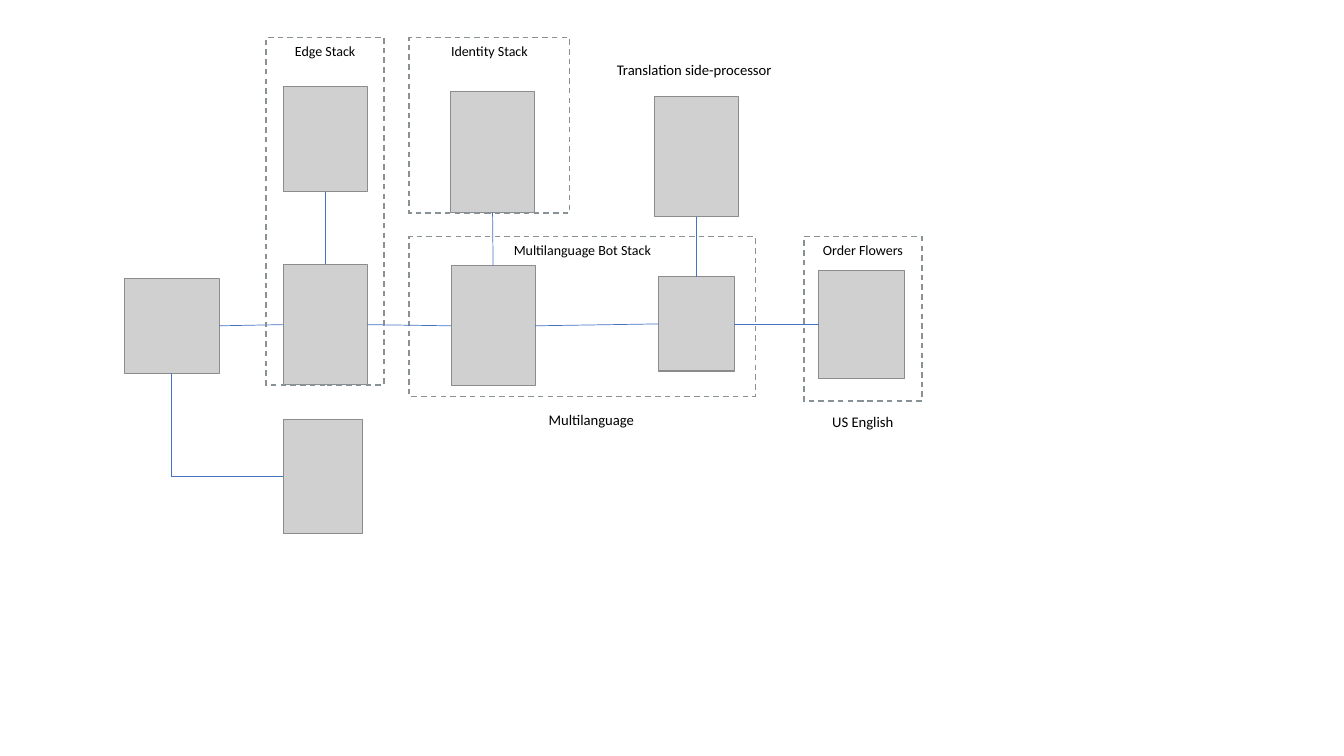
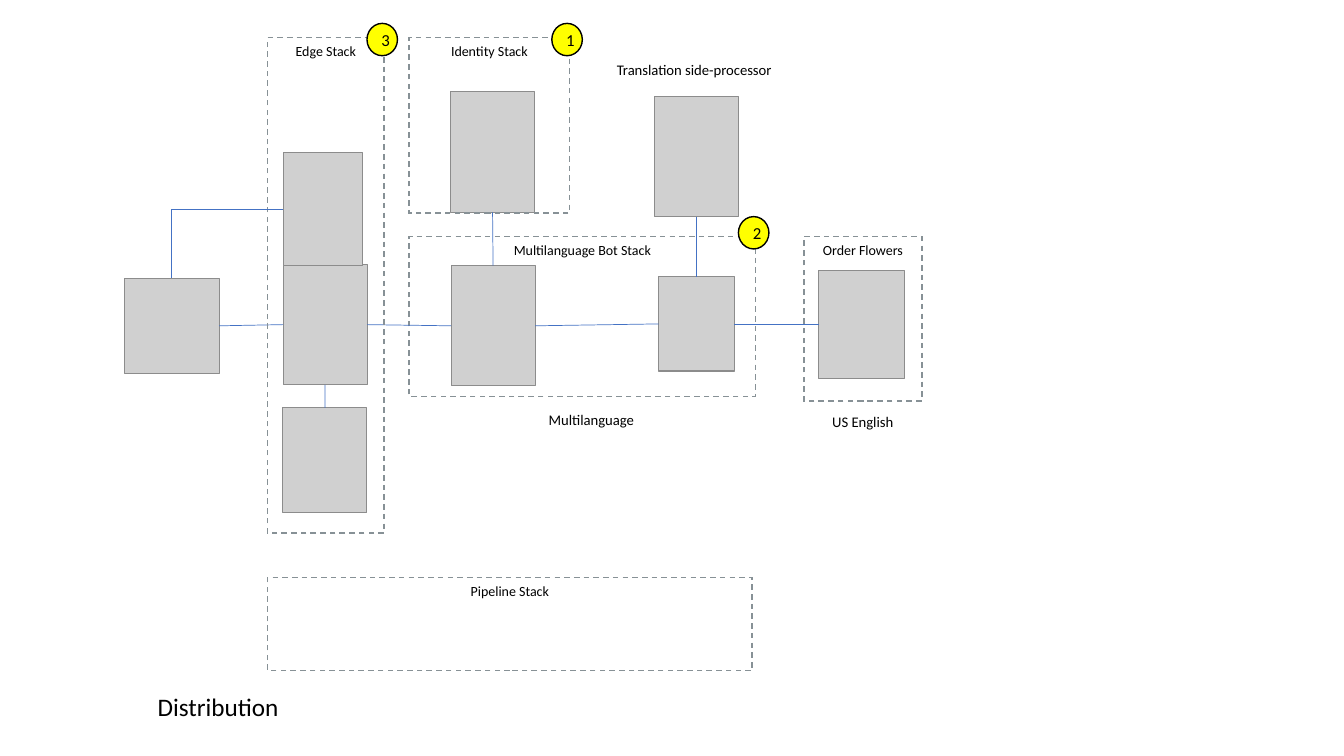
Before and after one commit to frank-ang/MultilanguageBot, a slide deck: slide 1 of doc/diagram.pptx. Drawn at 1344x756 pixels with LibreOffice and Linux fonts; fonts in the diff are those of the drawing; grey boxes stand for pictures. Boxes give left, top, right and bottom in pixels: in the first picture for what was removed or moved away, otherwise in the second. Text is boxed around its words. In the diff, an @@ line names an element or a change of style, - is before the commit and + after.

```diff
--- a/doc/diagram.pptx
+++ b/doc/diagram.pptx
@@ ellipse added at (367,23,397,55), fill #FFFF00, outline #000000 1 pt, 12 pt, text #000000 @@
+3
@@ ellipse added at (552,23,582,55), fill #FFFF00, outline #000000 1 pt, 12 pt, text #000000 @@
+1
@@ rectangle "Edge Stack": place and size @@
-rectangle "Edge Stack" at (266,37,384,385)
+rectangle "Edge Stack" at (267,37,384,533)
@@ picture: place and size @@
-picture at (283,420,363,534)
+picture at (283,152,363,266)
@@ elbow line moved from (283, 477) - (171, 373) to (283, 209) - (171, 278) @@
@@ ellipse added at (739,217,769,249), fill #FFFF00, outline #000000 1 pt, 12 pt, text #000000 @@
+2
@@ line moved from (326, 192) - (326, 264) to (325, 408) - (326, 385) @@
@@ picture: place and size @@
-picture at (283,87,367,192)
+picture at (283,408,367,513)
@@ rectangle added at (267,578,752,670), outline #879196 1 pt dashed, 10 pt, text #000000 @@
+Pipeline Stack
@@ text added at (158,698,279,717), 18 pt, text #000000 @@
+Distribution
```
Also in this commit, not shown: 1 slide added, 7 other files.
